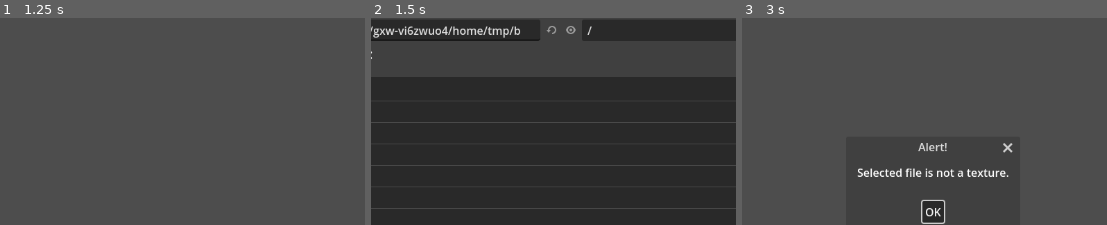
Above: before the commit, frames 1-3 (left to right).
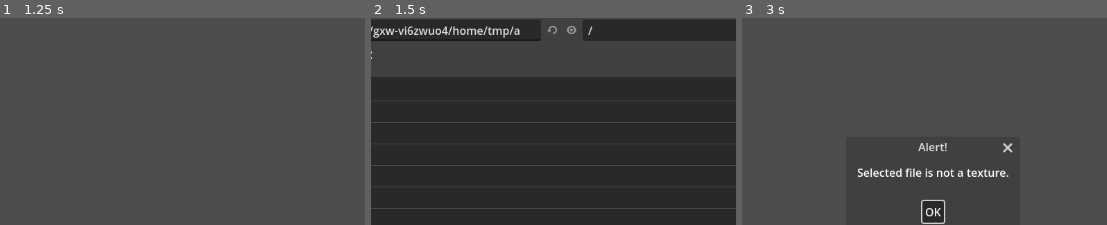
Above: after the commit, the same moments.

Repository: burakyucel07/angelcode-fnt-generator
Game: Godot game, scene res://scenes/main/main.tscn
Same seed, same stepped clock (60 frames per second), same inputs: the game is played once before the commit and once after it.
Inputs (mouse positions are % of the whole screen's width and height, from its top left):
- Up to frame 1 (1.25 s): click (89, 21) at 0.52 s; type "Alex" at 0.6 s
- Up to frame 2 (1.5 s): click "Load an Image" at 1.25 s
- Up to frame 3 (3 s): click (29, 86) at 2.02 s; type "12" at 2.1 s; click "OK" at 2.75 s
The pictures show only the part of the screen within x 19-69%, y 12-62%; the shares and areas given below are measured in that part.

Frame 1 is identical in both runs. In frame 2, 0.2% of the frame differs, in the area x 39-61%, y 3-11%; in frame 3, nothing differs.

Commit message:
Replace some connections via the scene editor

Diff:
--- a/scenes/main/main.gd
+++ b/scenes/main/main.gd
@@ -6,8 +6,8 @@
 	XML,
 }
 
-@onready var font_image = get_node("FontImage")
-@onready var user_interface = get_node("Controls/UserInterface")
+@onready var font_image = $FontImage
+@onready var user_interface = %UserInterface
 
 var export_directory = ""
 var export_file = ""
@@ -15,11 +15,6 @@
 var current_export_type = ExportType.TEXT
 
 func _ready():
-	user_interface.file_selected.connect(_on_file_selected)
-	user_interface.form_field_updated.connect(_on_form_field_updated)
-	user_interface.selected_char_index_changed.connect(_on_selected_char_index_changed)
-	user_interface.export_button_pressed.connect(_on_export_button_pressed)
-	user_interface.export_as_xml_button_pressed.connect(_on_export_as_xml_button_pressed)
 	user_interface.overwrite_dialog.get_ok_button().pressed.connect(_on_overwrite_confirm_pressed)
 
 
--- a/scenes/main/main.tscn
+++ b/scenes/main/main.tscn
@@ -21,3 +21,10 @@
 [node name="Controls" type="CanvasLayer" parent="."]
 
 [node name="UserInterface" parent="Controls" instance=ExtResource("4")]
+unique_name_in_owner = true
+
+[connection signal="export_as_xml_button_pressed" from="Controls/UserInterface" to="." method="_on_export_as_xml_button_pressed"]
+[connection signal="export_button_pressed" from="Controls/UserInterface" to="." method="_on_export_button_pressed"]
+[connection signal="file_selected" from="Controls/UserInterface" to="." method="_on_file_selected"]
+[connection signal="form_field_updated" from="Controls/UserInterface" to="." method="_on_form_field_updated"]
+[connection signal="selected_char_index_changed" from="Controls/UserInterface" to="." method="_on_selected_char_index_changed"]
